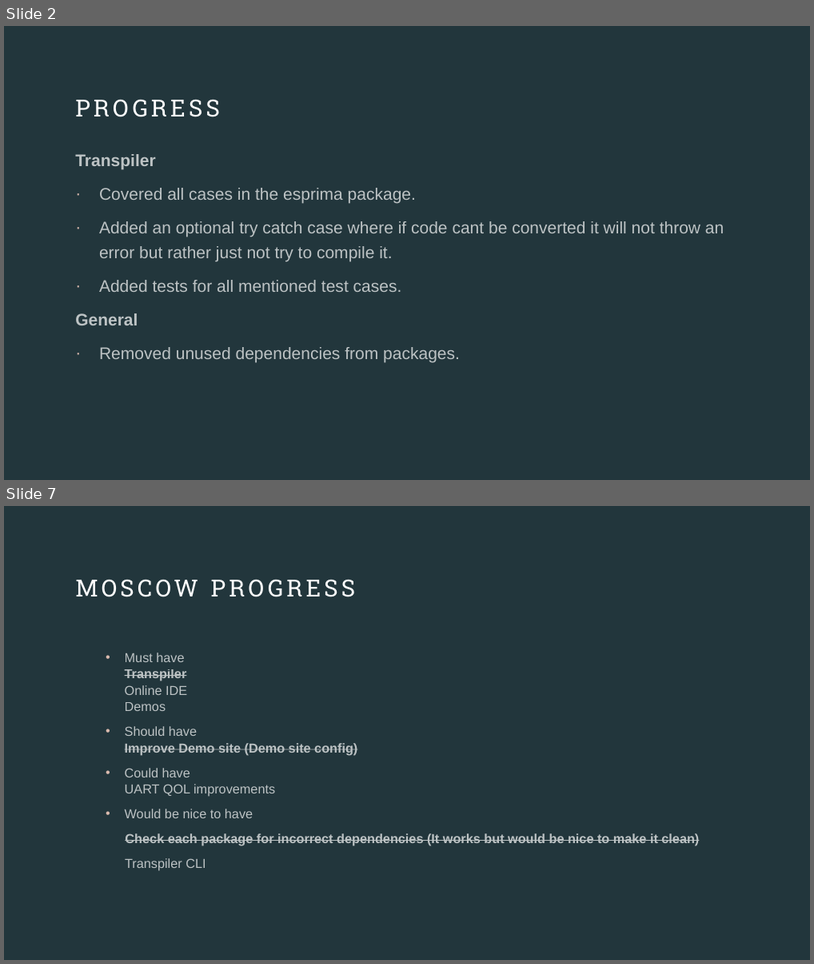
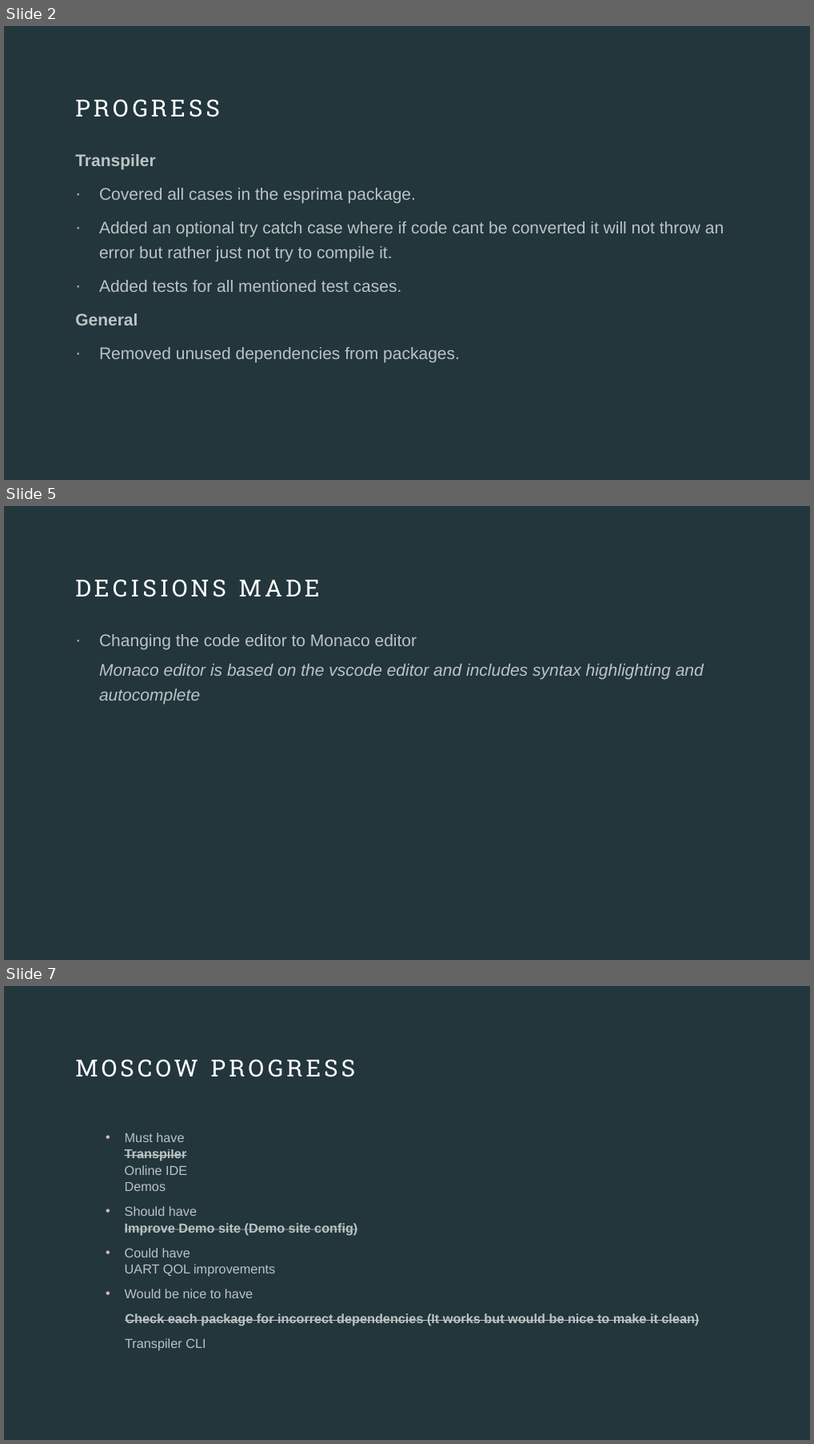
Before and after one commit to callummclu/dissertation, a slide deck: meetings/week 15/week15_presentation.pptx. Shown one above the other, each under a label of ours: slides 2 and 7 before the commit, slides 2, 5 and 7 after it; the slides between them are not shown. The pictures are 814x964 and 814x1444 pixels, drawn with LibreOffice and Linux fonts; fonts in the diff are those of the drawing. Boxes give left, top, right and bottom in pixels: in the first picture for what was removed or moved away, otherwise in the second. Text is boxed around its words. In the diff, an @@ line names an element or a change of style, - is before the commit and + after.

```diff
--- a/meetings/week 15/week15_presentation.pptx
+++ b/meetings/week 15/week15_presentation.pptx
@@ slide 5 added at [4, 506, 810, 960], background #22363C @@
@@ title added at [75, 579, 320, 597], 28 pt, text #FFFFFF @@
+DECISIONS MADE
@@ text added at [99, 634, 704, 704], 20 pt, text #FFFFFF at 70% opacity, italic @@
+· Changing the code editor to Monaco editor
+  Monaco editor is based on the vscode editor and includes syntax highlighting and autocomplete
```
Also in this commit, not shown: 2 slides changed, 1 other slide added, 2 slides removed, 3 other files.
